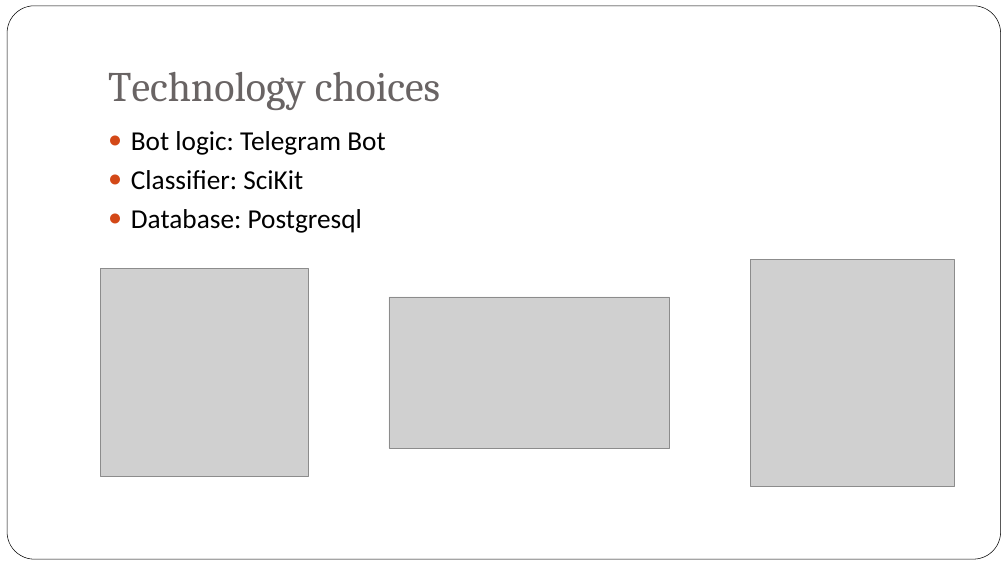
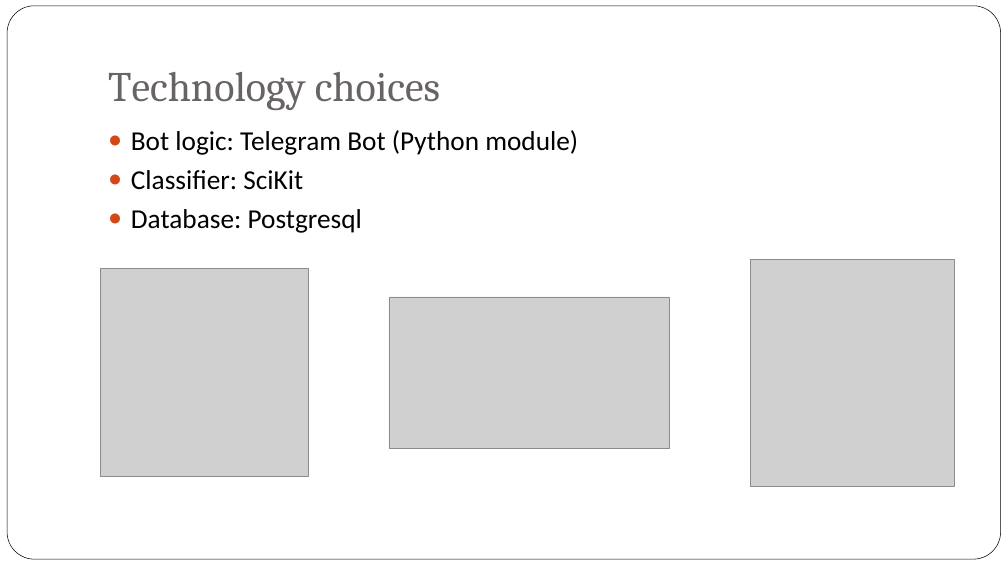
Before and after one commit to rsasov/DecisionSupportSystems, a slide deck: slide 10 of Health_Care_Bot.pptx. Drawn at 1008x567 pixels with LibreOffice and Linux fonts; fonts in the diff are those of the drawing; grey boxes stand for pictures; background and template pictures are left out. Boxes give left, top, right and bottom in pixels: in the first picture for what was removed or moved away, otherwise in the second. Text is boxed around its words. In the diff, an @@ line names an element or a change of style, - is before the commit and + after.

```diff
--- a/Health_Care_Bot.pptx
+++ b/Health_Care_Bot.pptx
@@ text at <box>131,130,578,155</box>: text changed @@
-● Bot logic: Telegram Bot
+● Bot logic: Telegram Bot (Python module)
```
Also in this commit, not shown: 3 other slides changed, 1 slide removed, 12 other files.
